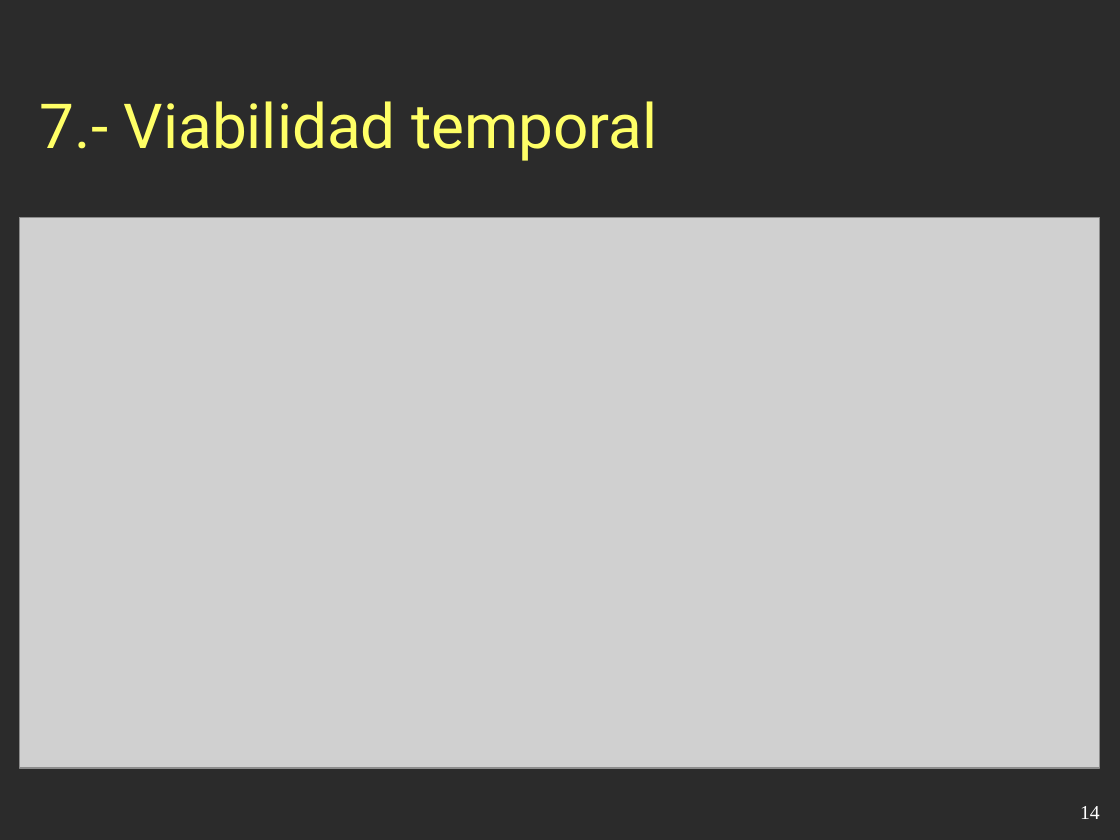
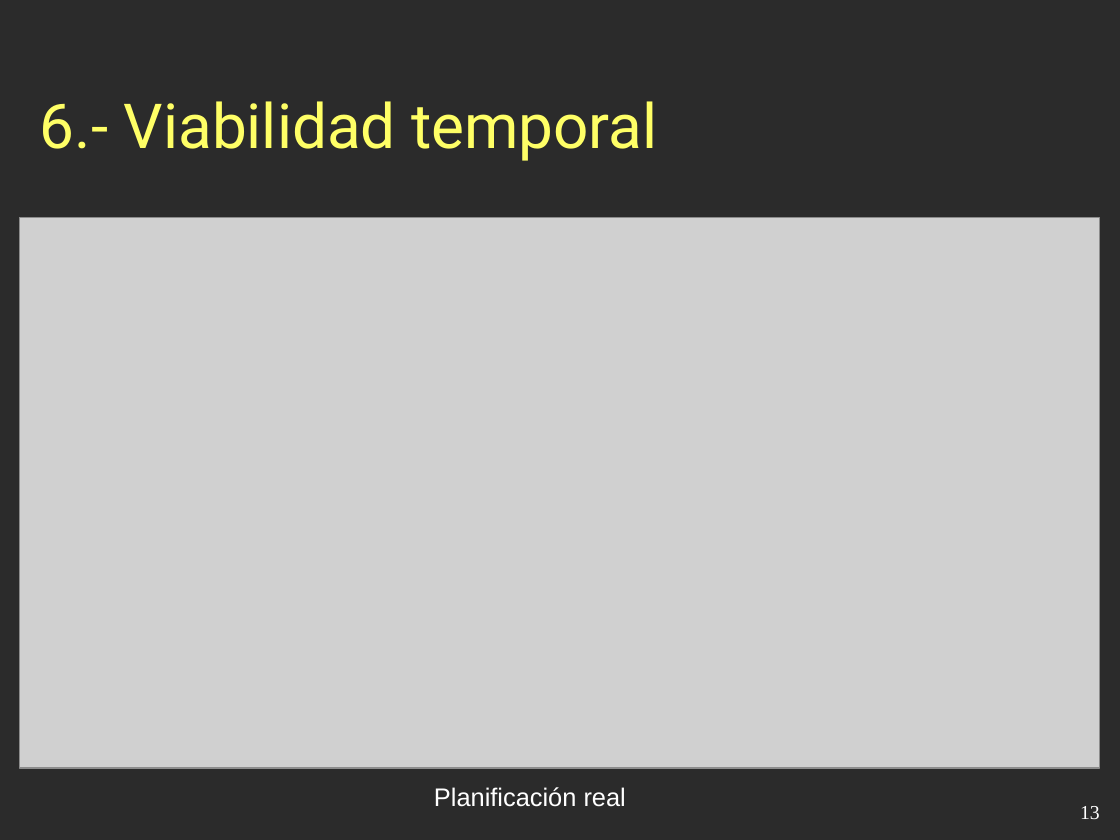
Before and after one commit to esbaixauli/proyecto-ii-ubu, a slide deck: slide 13 of trunk/Documentación/Presentación.odp (slide 14 before the commit). Drawn at 1120x840 pixels with LibreOffice and Linux fonts; fonts in the diff are those of the drawing; grey boxes stand for pictures; background and template pictures are left out; a plain dark background stands for a picture behind light text. Boxes give left, top, right and bottom in pixels: in the first picture for what was removed or moved away, otherwise in the second. Text is boxed around its words. In the diff, an @@ line names an element or a change of style, - is before the commit and + after.

```diff
--- a/trunk/Documentación/Presentación.odp
+++ b/trunk/Documentación/Presentación.odp
@@ title at (40, 101, 657, 161): text changed @@
-7.- Viabilidad temporal
+6.- Viabilidad temporal
@@ text added at (434, 787, 626, 807), 18 pt, text #FFFFFF @@
+Planificación real
@@ page number at (1080, 806, 1100, 819): text changed @@
-14
+13
```
Also in this commit, not shown: 13 other slides changed, 1 slide removed.
